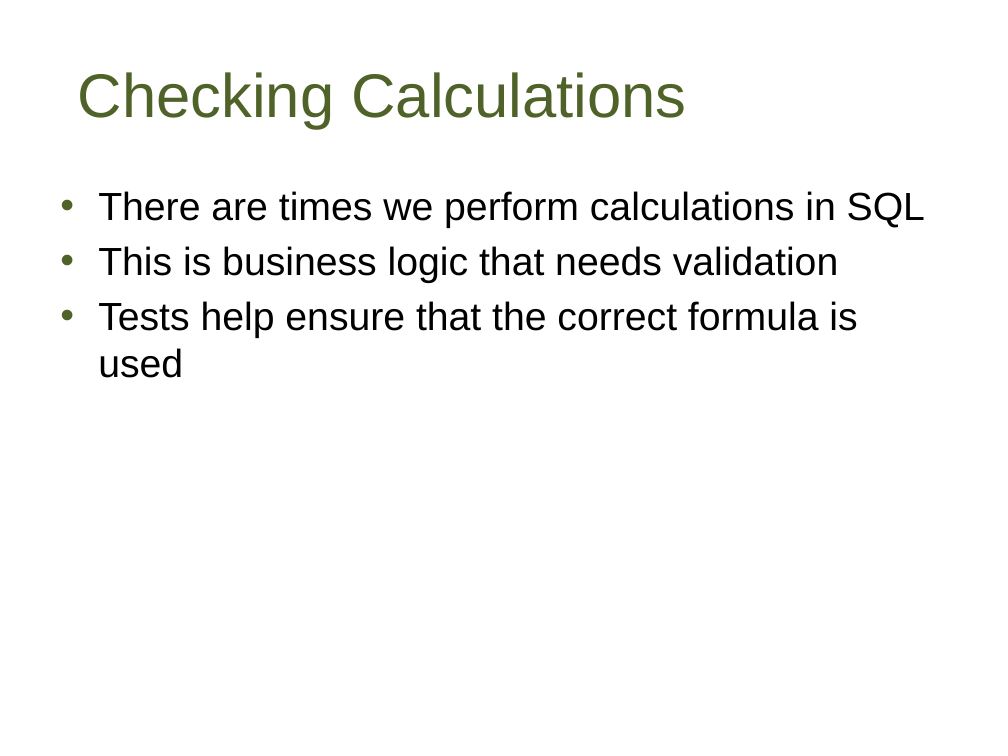
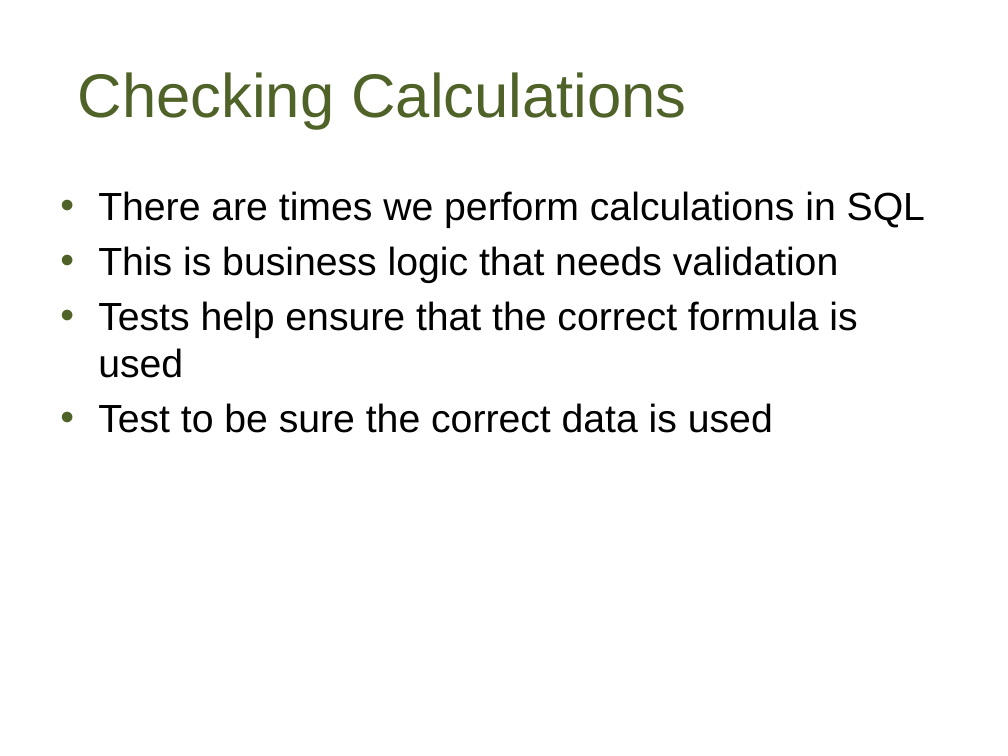
Before and after one commit to way0utwest/UnitTestingTSQL, a slide deck: slide 24 of UnitTestingTSQL.pptx. Drawn at 1008x756 pixels with LibreOffice and Linux fonts; fonts in the diff are those of the drawing; background and template pictures are left out. Boxes give left, top, right and bottom in pixels: in the first picture for what was removed or moved away, otherwise in the second. Text is boxed around its words. In the diff, an @@ line names an element or a change of style, - is before the commit and + after.

```diff
--- a/UnitTestingTSQL.pptx
+++ b/UnitTestingTSQL.pptx
@@ text at (98,403,773,433): paragraph added @@
+• Test to be sure the correct data is used
```
Also in this commit, not shown: 2 other slides changed, 7 other files.
